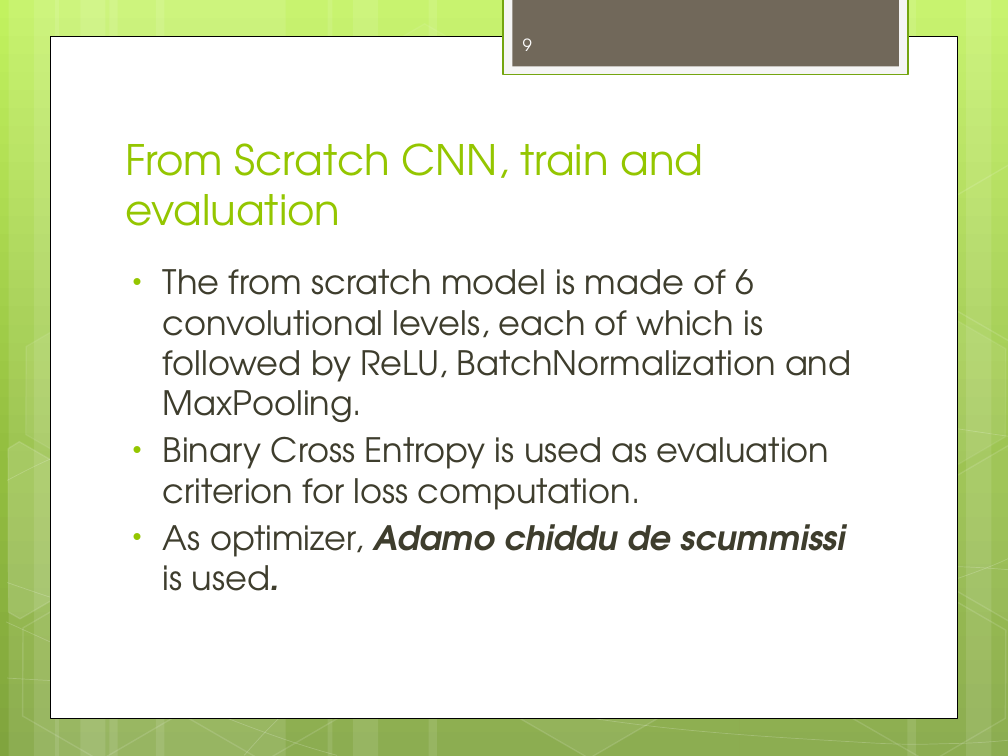
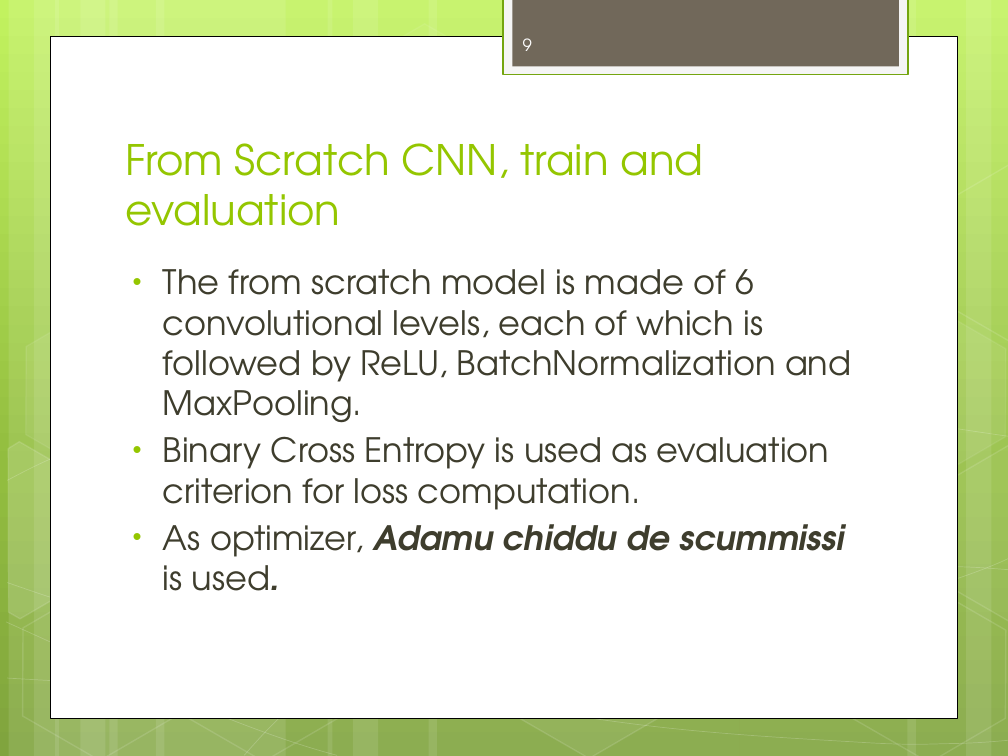
Before and after one commit to RaiMar96/AdversarialAttacksAndInterpretability-covid-chestxray-, a slide deck: slide 9 of docs/ProjectOverview.pptx. Drawn at 1008x756 pixels with LibreOffice and Linux fonts; fonts in the diff are those of the drawing. Boxes give left, top, right and bottom in pixels: in the first picture for what was removed or moved away, otherwise in the second. Text is boxed around its words. In the diff, an @@ line names an element or a change of style, - is before the commit and + after.

```diff
--- a/docs/ProjectOverview.pptx
+++ b/docs/ProjectOverview.pptx
@@ text at [163,524,844,591]: text changed @@
-• As optimizer, Adamo chiddu de scummissi is used.
+• As optimizer, Adamu chiddu de scummissi is used.
```
Also in this commit, not shown: 2 other files.
